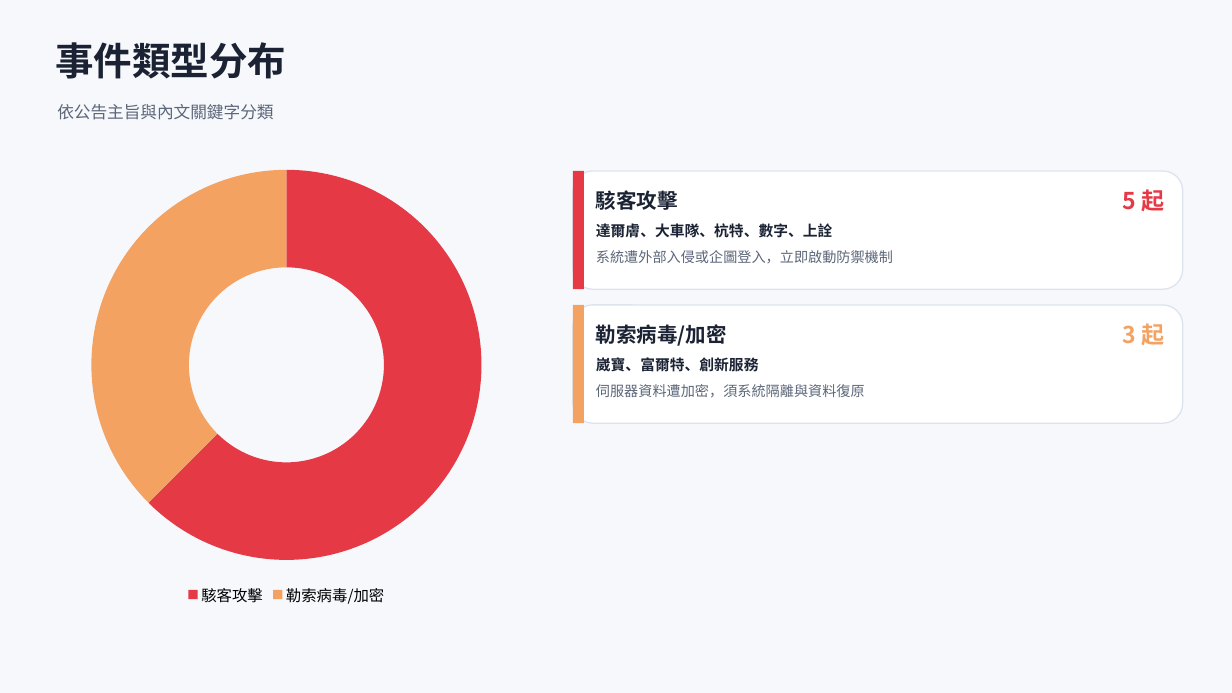
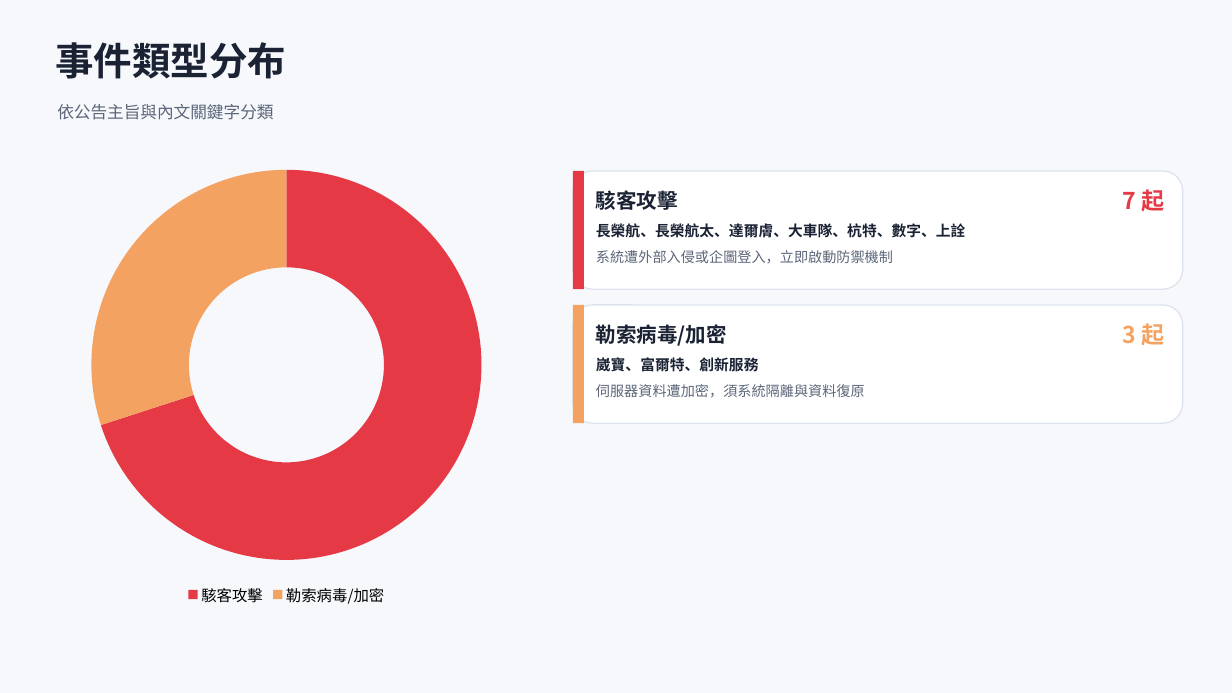
Before and after one commit to Johnnylin77/mops-isec-monitor, a slide deck: slide 3 of 資安事件因應分析.pptx. Drawn at 1232x693 pixels with LibreOffice and Linux fonts; fonts in the diff are those of the drawing. Boxes give left, top, right and bottom in pixels: in the first picture for what was removed or moved away, otherwise in the second. Text is boxed around its words. In the diff, an @@ line names an element or a change of style, - is before the commit and + after.

```diff
--- a/資安事件因應分析.pptx
+++ b/資安事件因應分析.pptx
@@ doughnut chart at (46, 157, 527, 610) @@
@@ Series 1, 駭客攻擊: 62 to 70 @@
@@ Series 1, 勒索病毒/加密: 38 to 30 @@
@@ text at (1122, 189, 1164, 211): text changed @@
-5 起
+7 起
@@ text at (596, 223, 966, 238): text changed @@
-達爾膚、大車隊、杭特、數字、上詮
+長榮航、長榮航太、達爾膚、大車隊、杭特、數字、上詮
```
Also in this commit, not shown: 5 other slides changed, 1 slide added, 2 other files.
